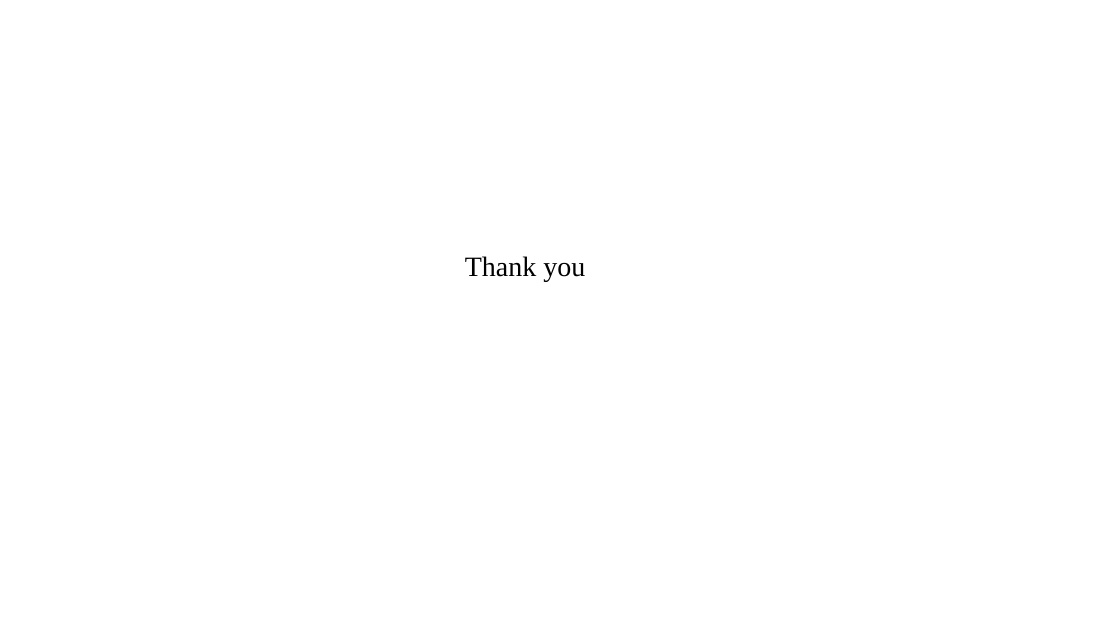
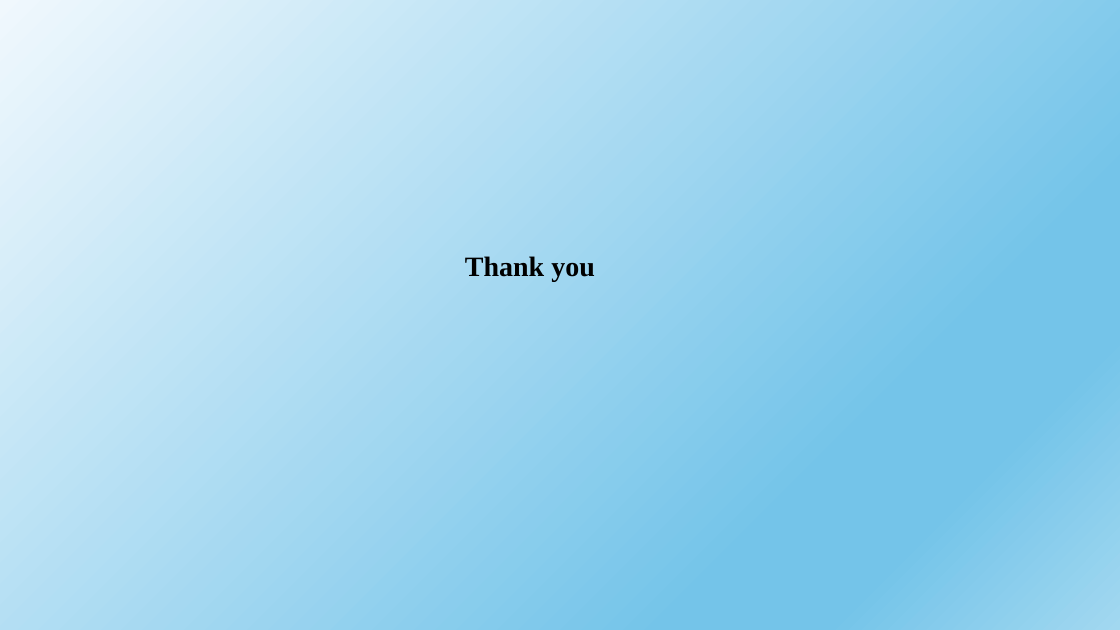
Before and after one commit to sampathkore4444/IFRS9-Engine, a slide deck: slide 12 of IFRS Engine.pptx. Drawn at 1120x630 pixels with LibreOffice and Linux fonts; fonts in the diff are those of the drawing. Boxes give left, top, right and bottom in pixels: in the first picture for what was removed or moved away, otherwise in the second. Text is boxed around its words. In the diff, an @@ line names an element or a change of style, - is before the commit and + after.

```diff
--- a/IFRS Engine.pptx
+++ b/IFRS Engine.pptx
@@ background #FFFFFF to gradient #F0F8FD to #74C4E9 to #A2D8F0 @@
@@ title "Thank you" at (465, 256, 595, 282): bold on @@
```
Also in this commit, not shown: 11 other slides changed, 1 other file.
